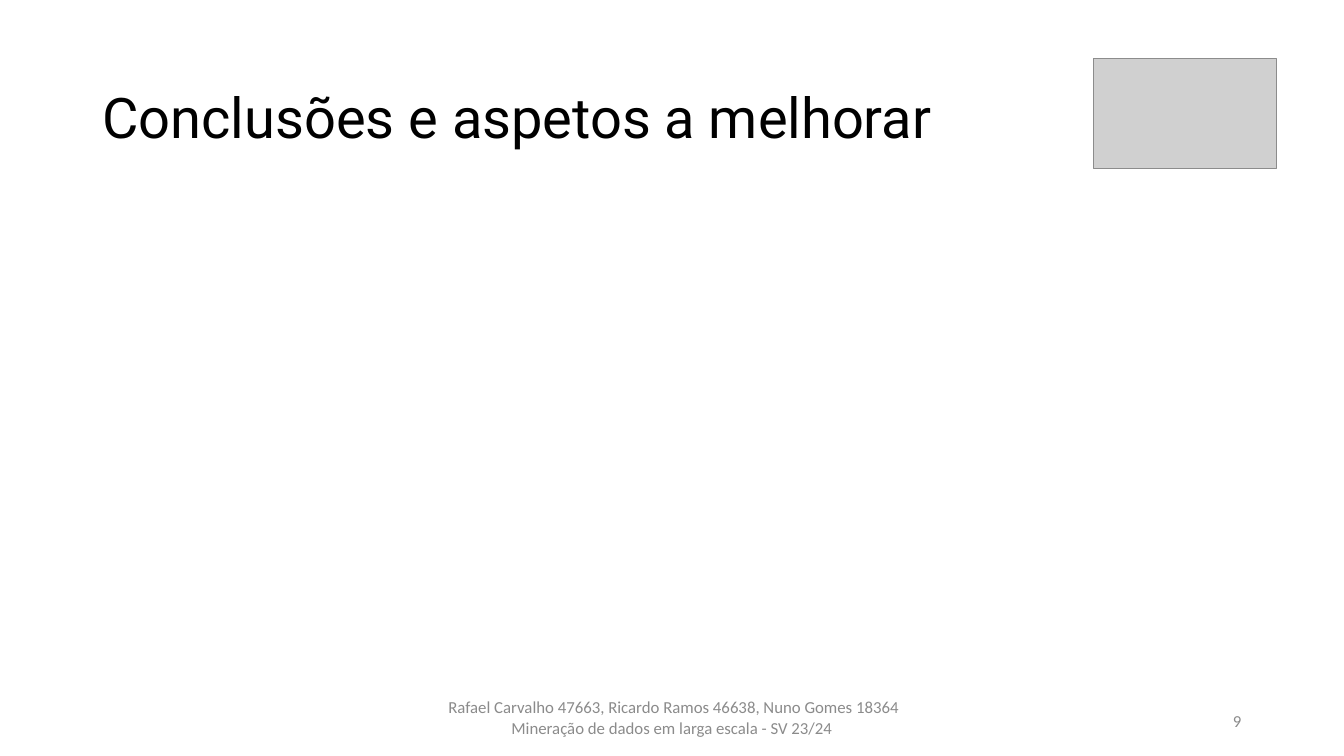
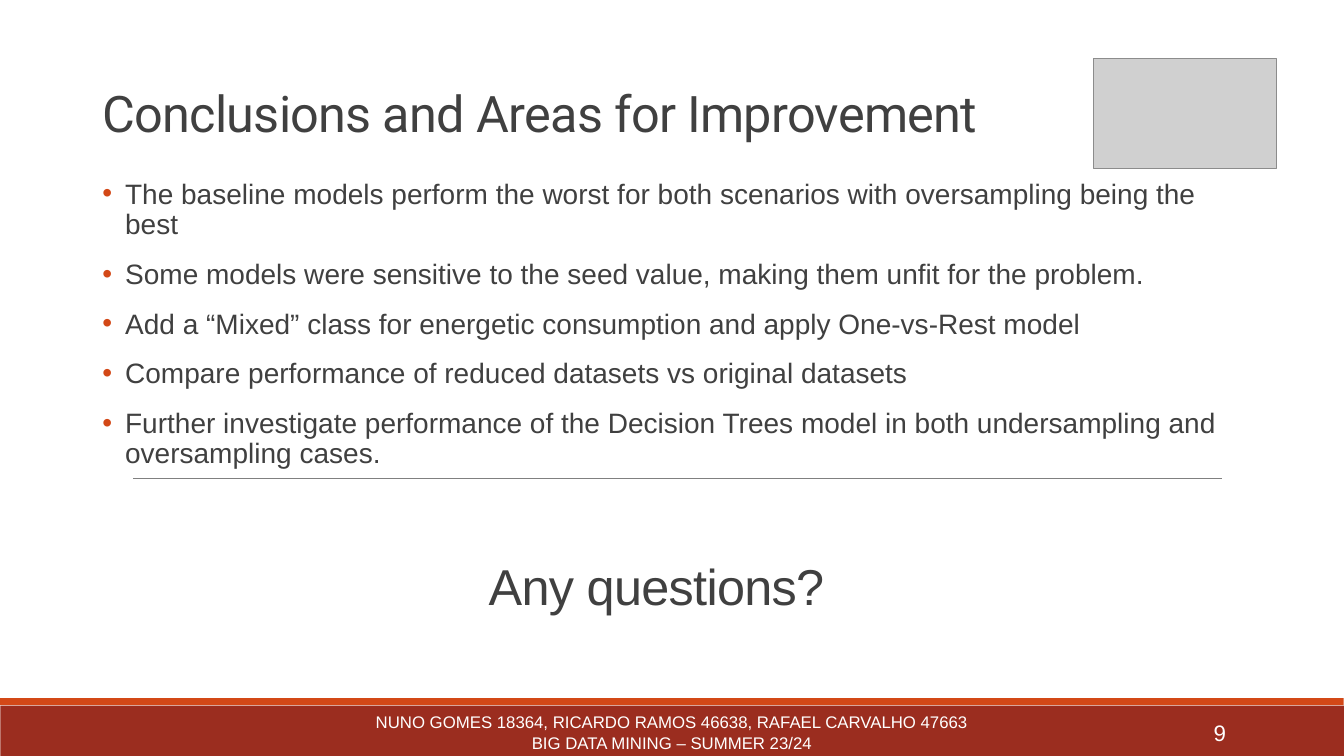
Before and after one commit to rcarvalho16/MDLE-23-24, a slide deck: slide 9 of Trabalho_Pratico/Powerpoint_vRafael.pptx. Drawn at 1344x756 pixels with LibreOffice and Linux fonts; fonts in the diff are those of the drawing; grey boxes stand for pictures. Boxes give left, top, right and bottom in pixels: in the first picture for what was removed or moved away, otherwise in the second. Text is boxed around its words. In the diff, an @@ line names an element or a change of style, - is before the commit and + after.

```diff
--- a/Trabalho_Pratico/Powerpoint_vRafael.pptx
+++ b/Trabalho_Pratico/Powerpoint_vRafael.pptx
@@ text at bbox=[102, 93, 977, 143]: text changed; size 40 to 36 pt; text colour #000000 to #404040 @@
-Conclusões e aspetos a melhorar
+Conclusions and Areas for Improvement
@@ text added at bbox=[125, 183, 1216, 469], 20 pt, text #404040 @@
+• The baseline models perform the worst for both scenarios with oversampling being the best
+• Some models were sensitive to the seed value, making them unfit for the problem.
+• Add a “Mixed” class for energetic consumption and apply One-vs-Rest model
+• Compare performance of reduced datasets vs original datasets
+• Further investigate performance of the Decision Trees model in both undersampling and oversampling cases.
@@ line added from (133, 479) to (1222, 479), #808080 0.5 pt @@
@@ text added at bbox=[489, 568, 824, 615], 36 pt, text #404040 @@
+Any questions?
@@ rectangle added at bbox=[0, 706, 1344, 756], fill #9B2D1F @@
@@ rectangle added at bbox=[0, 699, 1344, 706], fill #D34817 @@
@@ text at bbox=[376, 716, 968, 749]: text changed; font Calibri to Arial; text colour #8C8C8C to #FFFFFF @@
-Rafael Carvalho 47663, Ricardo Ramos 46638, Nuno Gomes 18364 Mineração de dados em larga escala - SV 23/24
+NUNO GOMES 18364, RICARDO RAMOS 46638, RAFAEL CARVALHO 47663
+BIG DATA MINING – SUMMER 23/24
@@ page number: place and size @@
-page number at bbox=[1233, 716, 1241, 727]
+page number at bbox=[1214, 725, 1226, 742]
@@ page number at bbox=[1214, 725, 1226, 742]: size 12 to 16 pt, font Calibri to Arial, text colour #8C8C8C to #FFFFFF @@
```
Also in this commit, not shown: 8 other slides changed.
